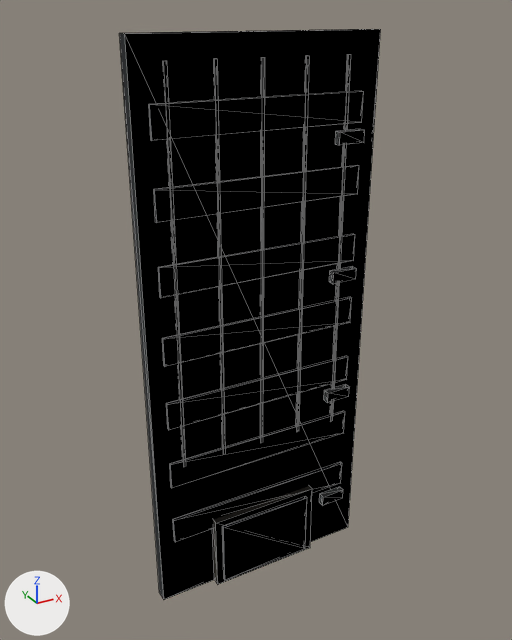
The glTF model assets/gltf/hk-port/hk-industrial-wall-bay.glb: old version first, new version second.
One viewpoint serves both versions: a camera (50 mm lens) standing at (-15.5, -27.5, 28.9) and looking at (-0.2, 0.3, 14.9). The axes (+X, +Y, +Z) are drawn at lower left. The lights are the same throughout. The older version comes first. Mesh edges are drawn as thin lines. Vertices at exactly the same position are counted once.

The scene before the commit, as lines of its bpy script (objects in view):
```python
me_ind_wall = bpy.data.meshes.new('ind-wall')
me_ind_wall.from_pydata(...)  # 152 vertices, 228 faces; spans x -6.0..6.0, y -0.5..0.6, z 0.0..28.0
me_ind_wall.materials.append(mat_vc)
ob_ind_wall = bpy.data.objects.new('ind-wall', me_ind_wall)
ob_ind_wall.location = (0.0, 0.0, 0.0)
```
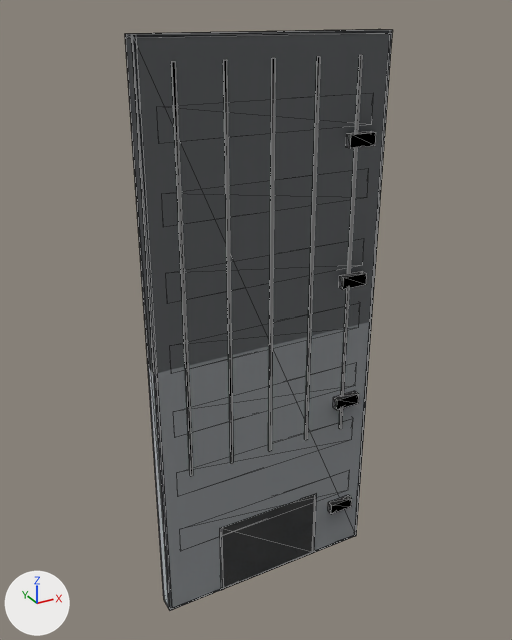
Where the change shows, as pixel boxes [x1, y1, x2, y2] in the pictures (512 x 640 px; the box of a moved part takes in the faces that stretch with it):
'ind-wall', reshaped
    before: [119, 29, 381, 600]
    after: [125, 29, 393, 611]
part 1 of me_ind_wall, moved or reshaped (not visible afterwards)
    before: [173, 463, 342, 542]
part 2 of me_ind_wall, moved or reshaped
    before: [319, 487, 343, 505]
    after: [328, 495, 352, 514]
part 3 of me_ind_wall, moved or reshaped (not visible afterwards)
    before: [170, 411, 345, 488]
part 4 of me_ind_wall, moved or reshaped (not visible afterwards)
    before: [166, 356, 348, 430]
part 5 of me_ind_wall, moved or reshaped
    before: [324, 384, 349, 403]
    after: [333, 391, 359, 410]
part 6 of me_ind_wall, moved or reshaped (not visible afterwards)
    before: [163, 297, 352, 367]
part 7 of me_ind_wall, moved or reshaped (not visible afterwards)
    before: [159, 234, 355, 298]
part 8 of me_ind_wall, moved or reshaped
    before: [329, 266, 357, 284]
    after: [339, 271, 367, 289]
part 9 of me_ind_wall, moved or reshaped (not visible afterwards)
    before: [154, 165, 359, 223]
part 10 of me_ind_wall, moved or reshaped (not visible afterwards)
    before: [149, 91, 364, 141]
part 11 of me_ind_wall, moved or reshaped
    before: [335, 129, 365, 145]
    after: [346, 131, 376, 148]
part 12 of me_ind_wall, moved or reshaped
    before: [164, 61, 186, 460]
    after: [172, 62, 193, 476]
part 13 of me_ind_wall, moved or reshaped
    before: [214, 59, 226, 448]
    after: [224, 60, 234, 463]
part 14 of me_ind_wall, moved or reshaped
    before: [261, 57, 265, 437]
    after: [269, 58, 276, 451]
part 15 of me_ind_wall, moved or reshaped
    before: [297, 56, 310, 426]
    after: [305, 57, 321, 440]
part 16 of me_ind_wall, moved or reshaped
    before: [331, 54, 351, 415]
    after: [339, 55, 363, 429]
part 17 of me_ind_wall, rebuilt
    before: [213, 486, 312, 585]
    after: [220, 494, 317, 590]
part 18 of me_ind_wall, built on
    before: [119, 29, 381, 600]
    after: [125, 29, 393, 611]
part 19 of me_ind_wall, recoloured
    before: [223, 497, 307, 580]

What the commit changed:
me_ind_wall is used by ob_ind_wall; location (0.0, 0.0, 0.0).
me_ind_wall had 152 vertices, 228 faces and spanned x -6.0..6.0, y -0.5..0.6, z 0.0..28.0.
me_ind_wall now has 184 vertices, 308 faces and spans x -6.0..6.0, y -1.2..0.0, z 0.0..28.0.
me_ind_wall part 1: the loose piece of 8 vertices spanning x -5.2..5.2, y -0.1..0.1, z 3.6..5.0 is moved by (0.0, -0.7, 0.0).
me_ind_wall part 2: the loose piece of 8 vertices spanning x 3.8..5.2, y -0.3..0.0, z 2.7..3.3 is moved by (0.0, -0.9, 0.0).
me_ind_wall part 3: the loose piece of 8 vertices spanning x -5.2..5.2, y -0.1..0.1, z 7.0..8.4 is moved by (0.0, -0.7, 0.0).
me_ind_wall part 4: the loose piece of 8 vertices spanning x -5.2..5.2, y -0.1..0.1, z 10.4..11.8 is moved by (0.0, -0.7, 0.0).
me_ind_wall part 5: the loose piece of 8 vertices spanning x 3.8..5.2, y -0.3..0.0, z 9.5..10.1 is moved by (0.0, -0.9, 0.0).
me_ind_wall part 6: the loose piece of 8 vertices spanning x -5.2..5.2, y -0.1..0.1, z 13.8..15.2 is moved by (0.0, -0.7, 0.0).
me_ind_wall part 7: the loose piece of 8 vertices spanning x -5.2..5.2, y -0.1..0.1, z 17.2..18.6 is moved by (0.0, -0.7, 0.0).
me_ind_wall part 8: the loose piece of 8 vertices spanning x 3.8..5.2, y -0.3..0.0, z 16.3..16.9 is moved by (0.0, -0.9, 0.0).
me_ind_wall part 9: the loose piece of 8 vertices spanning x -5.2..5.2, y -0.1..0.1, z 20.6..22.0 is moved by (0.0, -0.7, 0.0).
me_ind_wall part 10: the loose piece of 8 vertices spanning x -5.2..5.2, y -0.1..0.1, z 24.0..25.4 is moved by (0.0, -0.7, 0.0).
me_ind_wall part 11: the loose piece of 8 vertices spanning x 3.8..5.2, y -0.3..0.0, z 23.1..23.7 is moved by (0.0, -0.9, 0.0).
me_ind_wall part 12: the loose piece of 8 vertices spanning x -4.5..-4.3, y 0.0..0.1, z 8.0..27.0 is moved by (0.0, -0.9, 0.0).
me_ind_wall part 13: the loose piece of 8 vertices spanning x -2.3..-2.2, y 0.0..0.1, z 8.0..27.0 is moved by (0.0, -0.9, 0.0).
me_ind_wall part 14: the loose piece of 8 vertices spanning x -0.1..0.1, y 0.0..0.1, z 8.0..27.0 is moved by (0.0, -0.9, 0.0).
me_ind_wall part 15: the loose piece of 8 vertices spanning x 2.1..2.2, y 0.0..0.1, z 8.0..27.0 is moved by (0.0, -0.9, 0.0).
me_ind_wall part 16: the loose piece of 8 vertices spanning x 4.3..4.4, y 0.0..0.1, z 8.0..27.0 is moved by (0.0, -0.9, 0.0).
me_ind_wall part 17: the loose piece of 8 vertices spanning x -3.0..3.0, y -0.4..0.1, z 0.0..4.2 is rebuilt with 16 vertices and now spans x -3.0..3.0, y -0.9..-0.3, z 0.0..4.2.
Part 18, on me_ind_wall:
4 vertices are removed from x -6.0..6.0, y 0.6, z 0.0..28.0.
12 faces are deleted.
28 vertices are added at x -6.0..6.0, y -0.9..0.0, z 0.0..28.0.
72 new faces join them.
me_ind_wall part 19: 12 kept faces spanning x -2.6..2.6, y -0.5..-0.3, z 0.2..3.8 get new vertex colours; the middle colour goes from greyish blue #6c7681 to greyish blue #616f7c.
